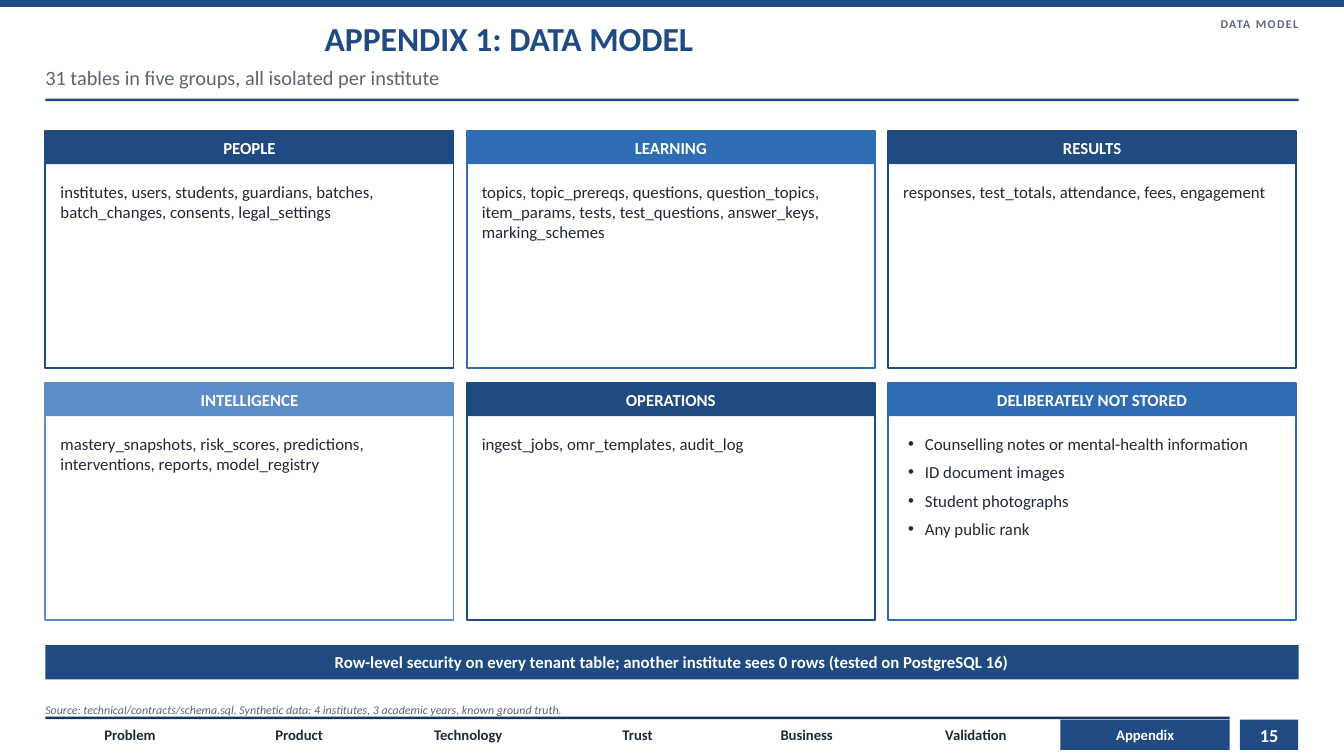
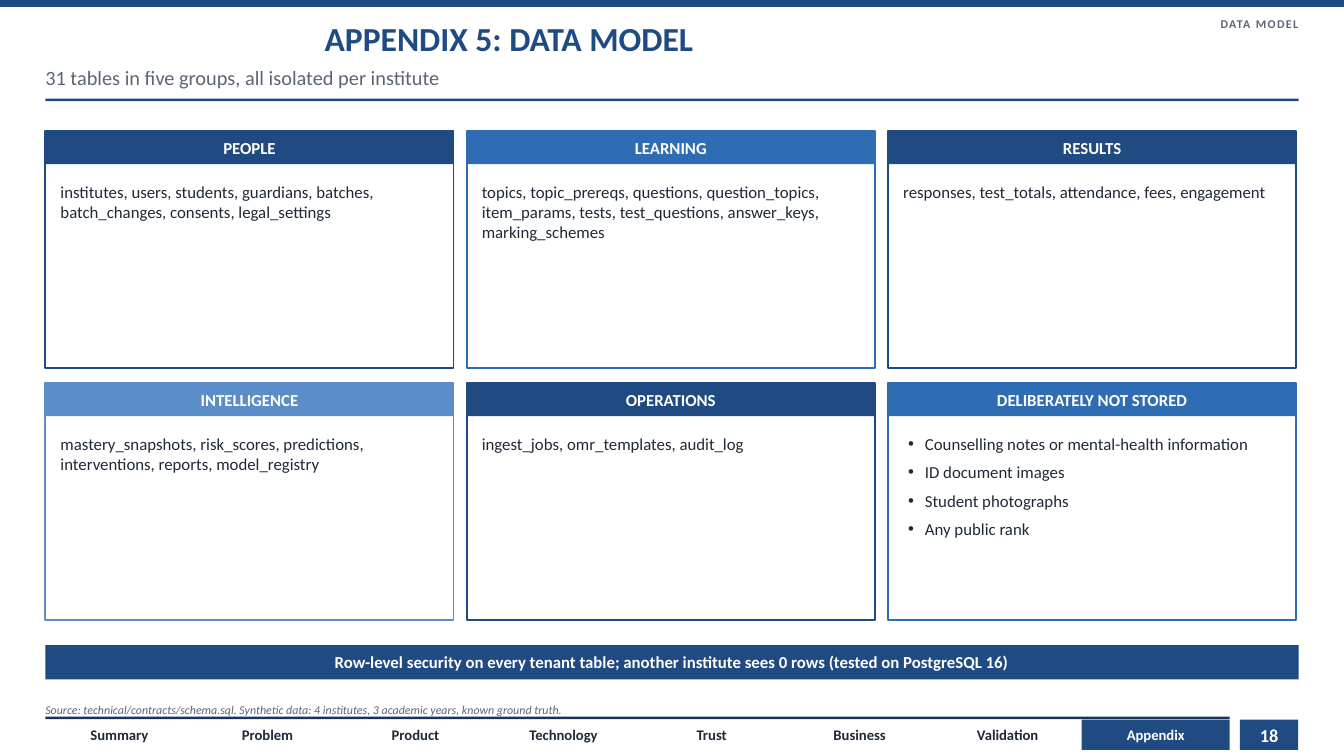
Before and after one commit to AdityaKuranjekar/institute-intelligence-platform, a slide deck: slide 18 of slides/AlphaQ_CaseB_Round1.pptx (slide 15 before the commit). Drawn at 1344x756 pixels with LibreOffice and Linux fonts; fonts in the diff are those of the drawing. Boxes give left, top, right and bottom in pixels: in the first picture for what was removed or moved away, otherwise in the second. Text is boxed around its words. In the diff, an @@ line names an element or a change of style, - is before the commit and + after.

```diff
--- a/slides/AlphaQ_CaseB_Round1.pptx
+++ b/slides/AlphaQ_CaseB_Round1.pptx
@@ title at [325, 29, 693, 52]: text changed @@
-APPENDIX 1: DATA MODEL
+APPENDIX 5: DATA MODEL
@@ text added at [90, 730, 148, 743], 10.5 pt, text #1F2937, bold @@
+Summary
@@ text "Problem": place and size @@
-text "Problem" at [104, 729, 155, 740]
+text "Problem" at [242, 729, 293, 740]
@@ text "Product": place and size @@
-text "Product" at [275, 729, 322, 740]
+text "Product" at [392, 729, 439, 740]
@@ text "Technology": place and size @@
-text "Technology" at [434, 729, 502, 743]
+text "Technology" at [529, 729, 597, 743]
@@ text "Trust": place and size @@
-text "Trust" at [622, 730, 652, 740]
+text "Trust" at [697, 730, 727, 740]
@@ text "Business": place and size @@
-text "Business" at [781, 730, 833, 740]
+text "Business" at [833, 730, 885, 740]
@@ text "Validation": place and size @@
-text "Validation" at [945, 729, 1006, 740]
+text "Validation" at [977, 729, 1038, 740]
@@ text "Appendix": place and size @@
-text "Appendix" at [1116, 729, 1174, 743]
+text "Appendix" at [1127, 729, 1185, 743]
@@ rectangle: place and size @@
-rectangle at [1061, 720, 1230, 750]
+rectangle at [1082, 720, 1230, 750]
@@ page number at [1260, 729, 1278, 742]: text changed @@
-15
+18
```
Also in this commit, not shown: 13 other slides changed, 6 slides added, 2 slides removed, 47 other files.
